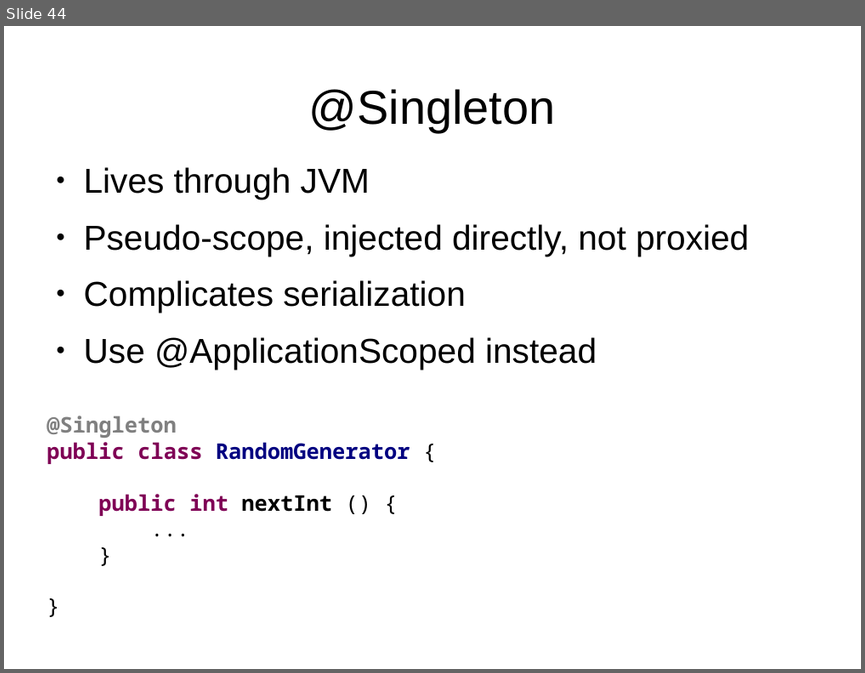
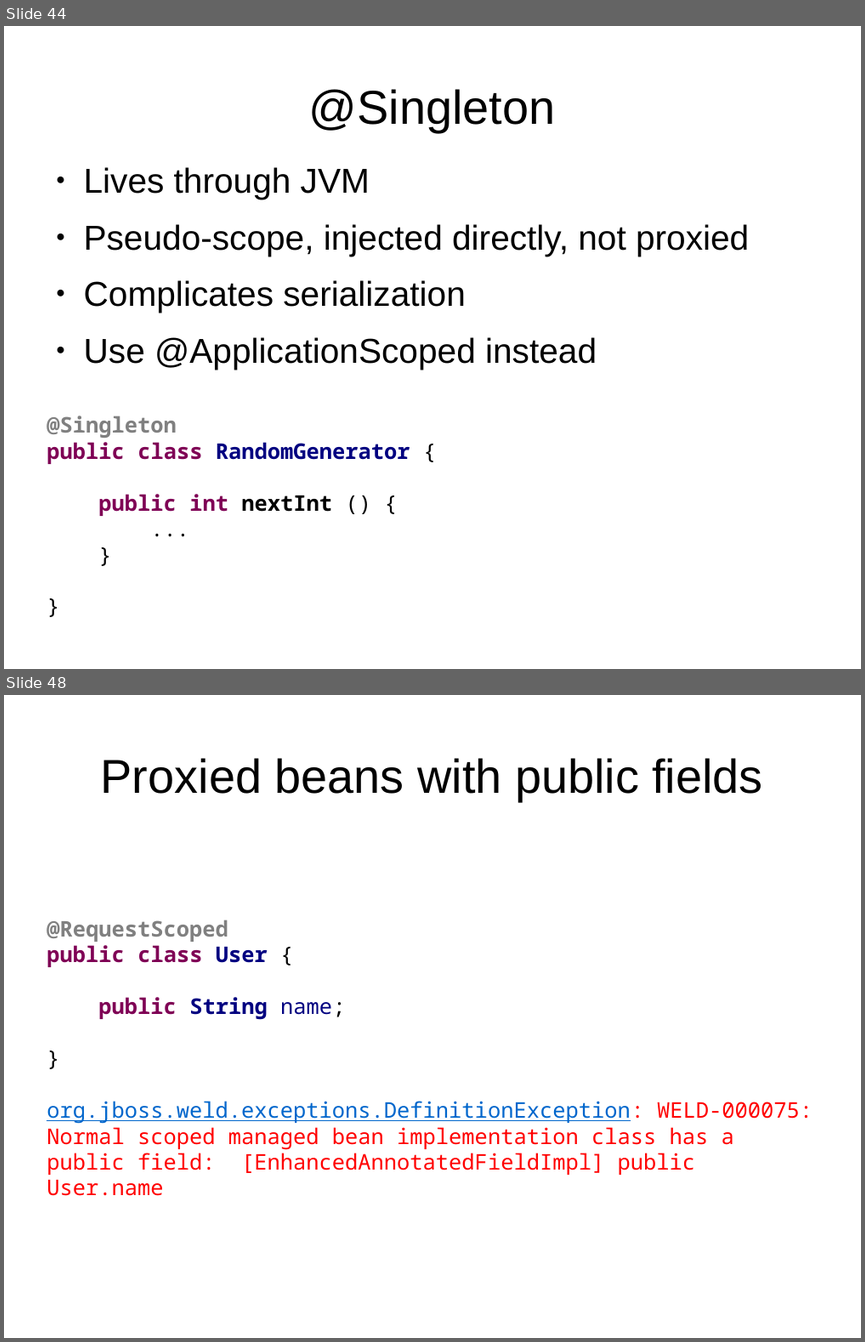
Before and after one commit to FrigoCoder/CDI, a slide deck: CDI.odp. Shown one above the other, each under a label of ours: slide 44 before the commit, slides 44 and 48 after it; the slides between them are not shown. The pictures are 865x673 and 865x1342 pixels, drawn with LibreOffice and Linux fonts; fonts in the diff are those of the drawing. Boxes give left, top, right and bottom in pixels: in the first picture for what was removed or moved away, otherwise in the second. Text is boxed around its words. In the diff, an @@ line names an element or a change of style, - is before the commit and + after.

```diff
--- a/CDI.odp
+++ b/CDI.odp
@@ slide 48 added at [4, 695, 861, 1338], background #FFFFFF @@
@@ title added at [101, 758, 762, 801], 44 pt, text #000000 @@
+Proxied beans with public fields
@@ text added at [46, 920, 812, 1196], 20 pt, text #FF0000 @@
+@RequestScoped
+public class User {
+public String name;
+}
+org.jboss.weld.exceptions.DefinitionException: WELD-000075: Normal scoped managed bean implementation class has a public field: [EnhancedAnnotatedFieldImpl] public User.name
```
Also in this commit, not shown: 1 slide changed, 2 other slides added, 4 other files.
